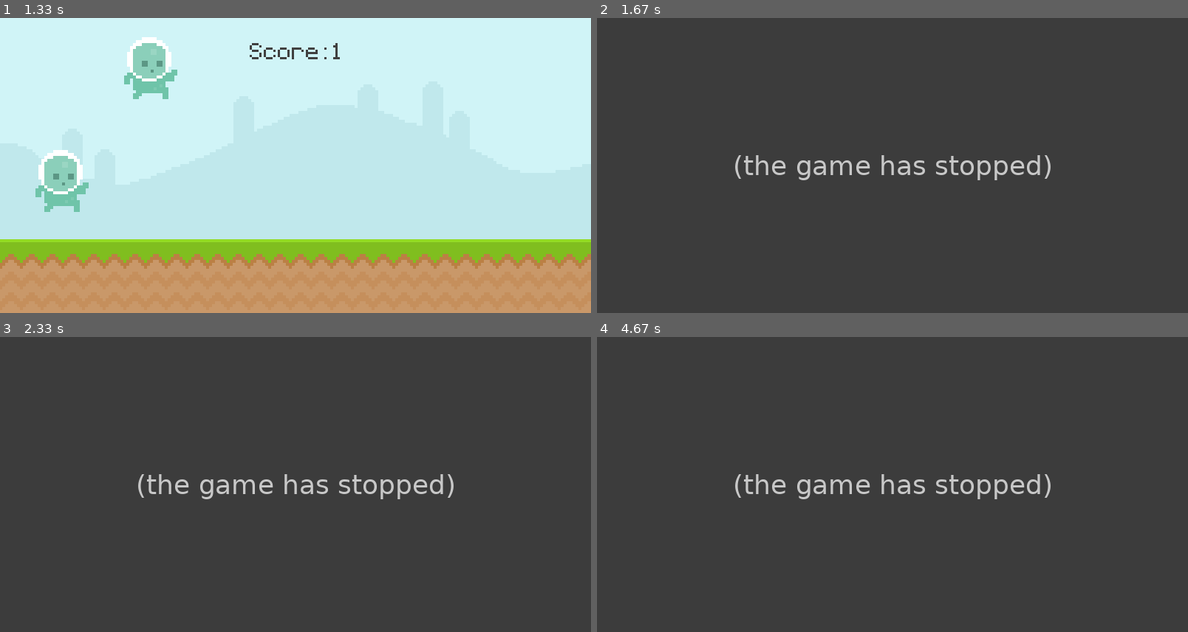
Above: before the commit, frames 1-4 (two rows, left to right).
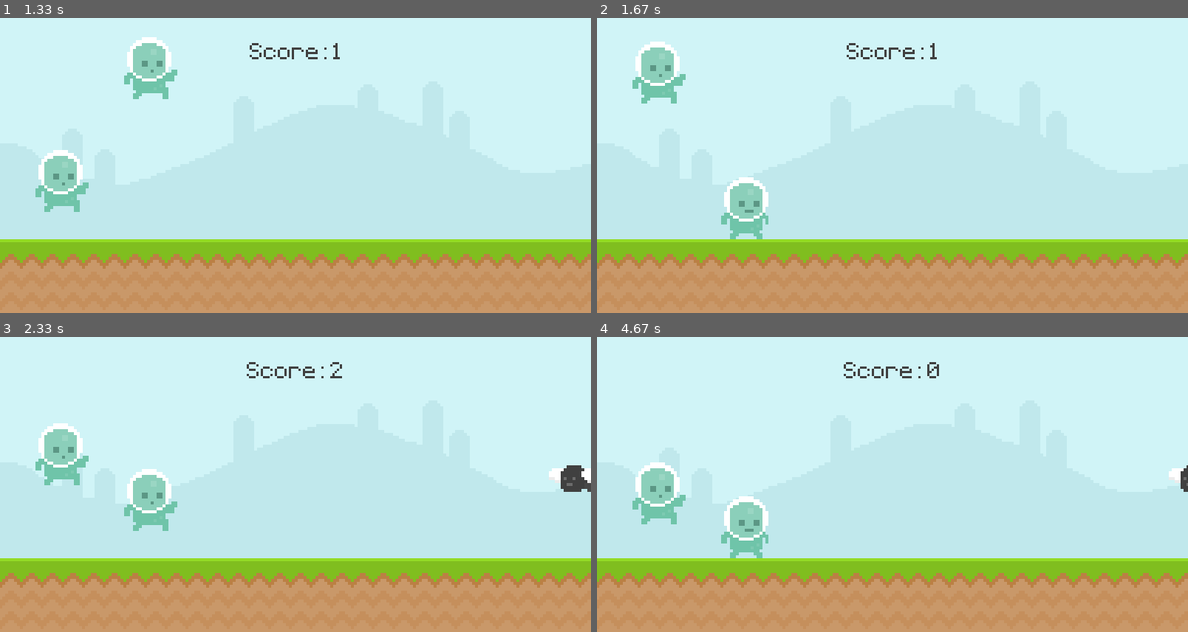
Above: after the commit, the same moments.

Repository: WebDevJasonCameron/pygame_study
Game: pygame game, started from pygame_intro/runner_game.py
The game is run twice, just before and just after one commit, with the same random seed, the same clock (stepped at 60 frames per second) and the same inputs.
Inputs (mouse positions are in pixels of both pictures, inside the frame that each line leads up to):
- Up to frame 1 (1.33 s): tap Space at 0.33, 1 s; click (59, 206) at 0.72 s
- Up to frame 2 (1.67 s): tap Space at 1.4 s
- Up to frame 3 (2.33 s): tap Space at 1.7, 2.23 s
- Up to frame 4 (4.67 s): tap Space at 2.53, 2.73, 3.03, 3.3, 3.63, 3.93, 4.47 s

Frame 1 is identical in both runs. In frame 2, 100% of the frame differs, in the area x 0-100%, y 0-100%; in frame 3, 99%; in frame 4, 100%.
Error before the commit: RecursionError: maximum recursion depth exceeded (runner_game.py line 239); the game stopped at 1.5 s (later frames are placeholders)

Commit message:
forgot to add this

Diff:
--- a/pygame_intro/runner_game.py
+++ b/pygame_intro/runner_game.py
@@ -68,8 +68,7 @@
 
         self.animation_index = 0
         self.image = self.frames[self.animation_index]
-        self.rect = self.image.get_rect(
-            midbottom=(random.randint(100, 200), y_pos))
+        self.rect = self.image.get_rect(midbottom=(randint(900, 1100), y_pos))
 
     def animation_state(self):
         self.animation_index += 0.1
@@ -236,7 +235,7 @@
         # active game timer
         if game_active:
             if event.type == obstacle_timer:
-                obstacle_group.add('fly')
+                obstacle_group.add(Obstacle('fly'))
                 if randint(0, 2):
                     obstacle_rect_list.append(
                         snail_surf.get_rect(bottomright=(randint(900, 1100), 300)))
